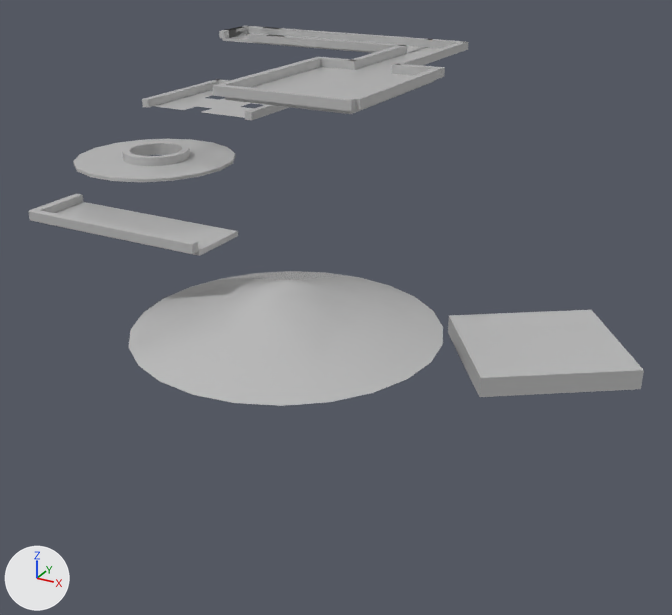
The FBX model GameTemplate/Game/Assets/level3D/stage2.fbx as it was, and as the next commit left it.
Rendered twice from a 50 mm camera at (12.9, -21.8, 5.7) aimed at (1.6, -1.2, -4.6). Every picture has the same lights, and +X, +Y and +Z are marked at lower left. The picture after the commit comes second. Where no turn or scale is listed for an object, it has been applied to the vertices.

Before the edit, the objects in view are built like this:
```python
me_mesh_002 = bpy.data.meshes.new('Mesh.002')
me_mesh_002.from_pydata(...)  # a box spanning x -0.12..0.12, y -2.6..2.6, z 0.0..0.26
me_mesh_002.materials.append(mat_08___default)  # grey #bcbcbc
me_mesh_011 = bpy.data.meshes.new('Mesh.011')
me_mesh_011.from_pydata(...)  # 216 vertices, 216 faces; spans x -2.54..2.54, y -2.5..2.5, z -0.09..0.0
me_mesh_011.materials.append(mat_01___default)  # grey #bcbcbc
me_mesh_014 = bpy.data.meshes.new('Mesh.014')
me_mesh_014.from_pydata(...)  # 72 vertices, 70 faces; spans x -39.0..39.0, y -35.4..35.4, z -10.2..0.0
me_mesh_014.materials.append(mat_07___default)  # grey #bcbcbc
ob_box006 = bpy.data.objects.new('Box006', me_mesh_002)
ob_box006.location = (-1.97, 1.51, 0.9)
ob_box017 = bpy.data.objects.new('Box017', me_mesh_014)
ob_box017.parent = ob_グループ001
ob_box017.location = (-30.65, -625.5, -301.7)
ob_box017.rotation_euler = (0.0, 0.0, -0.969)  # degrees (0, 0, -56)
ob_box017.scale = (5.5, 5.5, 5.5)
ob_tube001 = bpy.data.objects.new('Tube001', me_mesh_011)
ob_tube001.location = (-6.15, 0.95, -1.81)
# also in view: 'Tube002' at (-6.1, 1.0, -1.7); 'Box019' at (-3.5, 7.8, 1.0); 'Cone001' at (0.8, -2.5, -4.1); 'Box007' at (2.1, 1.5, 1.0); 'Plane001' at (-6.0, 5.3, -0.8)
```
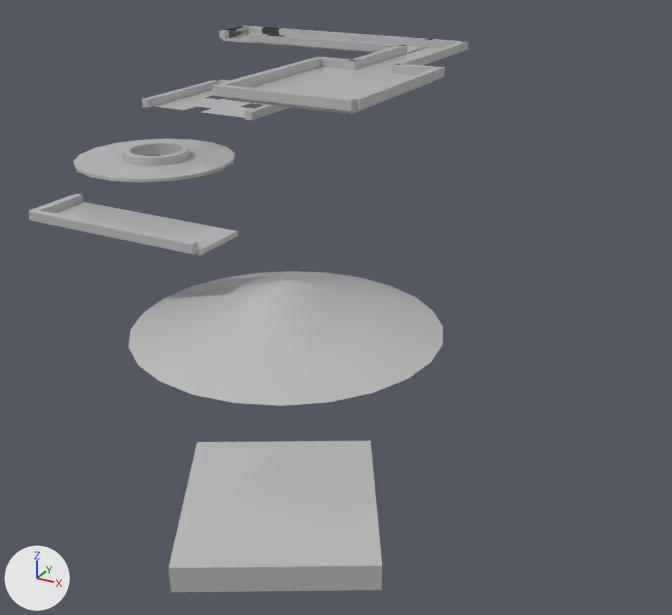
Diff of the bpy script that builds the scene:
```diff
--- a/GameTemplate/Game/Assets/level3D/stage2.fbx.py
+++ b/GameTemplate/Game/Assets/level3D/stage2.fbx.py
@@ ob_box017 @@
 ob_box017 = bpy.data.objects.new('Box017', me_mesh_014)
-ob_box017.parent = ob_グループ001
-ob_box017.location = (-30.65, -625.5, -301.7)
-ob_box017.rotation_euler = (0.0, 0.0, -0.969)  # degrees (0, 0, -56)
-ob_box017.scale = (5.5, 5.5, 5.5)
+ob_box017.location = (4.297, -8.473, -5.424)
+ob_box017.rotation_euler = (0.0, 0.0, -1.052)  # degrees (0, 0, -60)
+ob_box017.scale = (0.055, 0.055, 0.055)
```

Pixel boxes (x1, y1, x2, y2) of what changed, in the pictures (672 x 615 px):
'Box017', moved, turned, rescaled: before (448, 310, 644, 397); after (169, 441, 382, 592)
